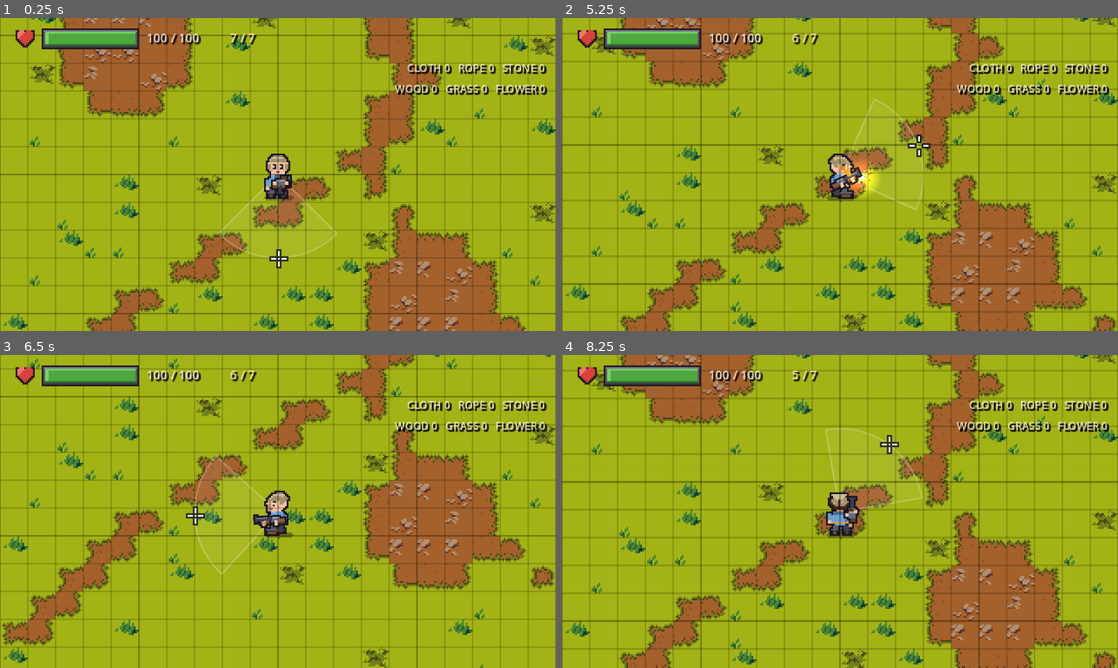
Above: before the commit, frames 1-4 (two rows, left to right).
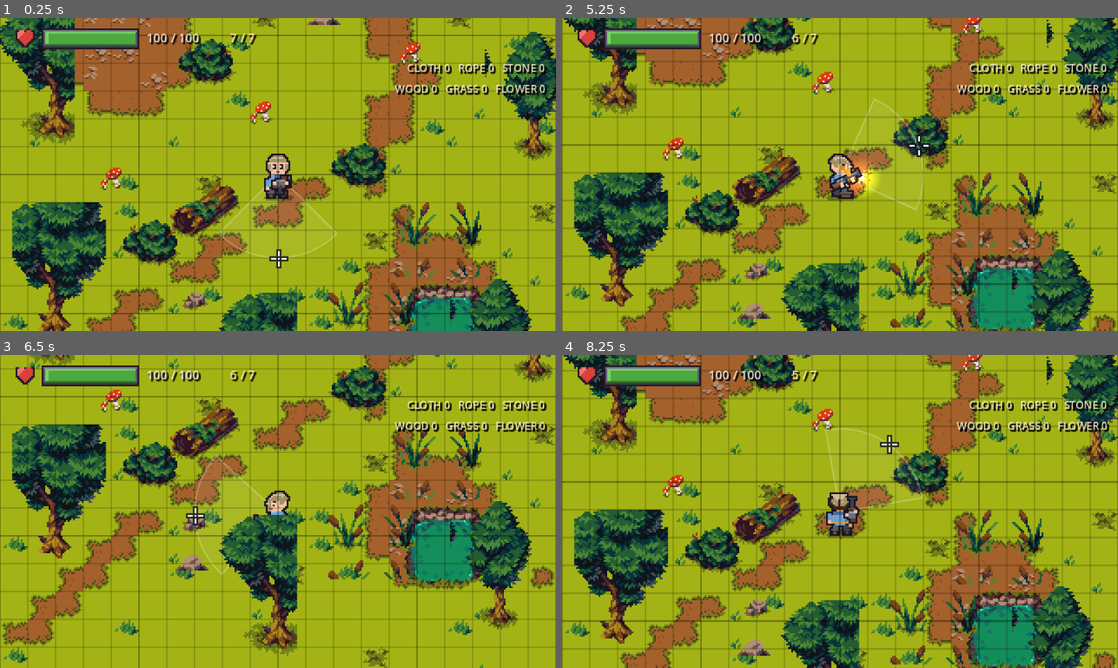
Above: after the commit, the same moments.

Repository: zhoucswift-cmd/pixel-survivor
Game: Godot game, scene res://scenes/main.tscn
The game is run twice, just before and just after one commit, with the same random seed, the same clock (stepped at 60 frames per second) and the same inputs. This scene is started directly instead of the project's main scene.
Inputs (mouse positions are in pixels of both pictures, inside the frame that each line leads up to):
- Up to frame 1 (0.25 s): no input
- Up to frame 2 (5.25 s): tap Enter at 0.5, 3.5, 5 s; move the mouse to (962, 158) at 0.52 s; hold D (move_right) 0.53-1.25 s; hold E (interact) 0.53-1.25 s; click (962, 158) at 0.67 s; drag from (728, 190) to (812, 237) at 1.27 s; tap Space at 2, 4.25 s; move the mouse to (895, 105) at 2.02 s; hold D (move_right) 2.03-2.75 s; hold E (interact) 2.03-2.75 s; drag from (812, 237) to (673, 127) at 2.77 s; move the mouse to (1006, 221) at 3.52 s; hold A (move_left) 3.53-4.25 s; hold E (interact) 3.53-4.25 s; tap U at 3.6 s; tap R (reload) at 4.15 s; drag from (840, 174) to (756, 96) at 4.27 s; move the mouse to (867, 174) at 5.02 s; hold S (move_down) from 5.03 s (still down); hold E (interact) from 5.03 s (still down); tap V at 5.1 s; click (867, 174) at 5.17 s
- Up to frame 3 (6.5 s): release S (move_down) at 5.75 s; release E (interact) at 5.75 s; drag from (194, 433) to (166, 527) at 5.77 s
- Up to frame 4 (8.25 s): tap Space at 6.5 s; move the mouse to (962, 495) at 6.52 s; hold W (move_up) 6.53-7.25 s; hold E (interact) 6.53-7.25 s; tap H at 6.6 s; drag from (728, 527) to (812, 574) at 7.27 s; move the mouse to (895, 442) at 8.02 s; hold S (move_down) from 8.03 s (still down); hold E (interact) from 8.03 s (still down)

The runs differ from the first frame. In frame 1, 21% of the frame differs, in the area x 0-100%, y 0-100%; in frame 2, 23%; in frame 3, 20%; in frame 4, 23%.

Commit message:
feat: 用 TopDownFantasy-Forest 素材搭出林地场景（树/灌木/蘑菇/圆木/芦苇/石头/水塘）

Diff:
--- /dev/null
+++ b/scenes/prop.tscn
@@ -0,0 +1,8 @@
+[gd_scene load_steps=2 format=3]
+
+[ext_resource type="Script" path="res://scripts/prop.gd" id="1_script"]
+
+[node name="Prop" type="Node2D"]
+script = ExtResource("1_script")
+
+[node name="Sprite" type="Sprite2D" parent="."]
--- a/scripts/main.gd
+++ b/scripts/main.gd
@@ -25,6 +25,37 @@
 
 ## 玩家出生点（死亡后回到这里）
 var player_start := Vector2(160, 160)
+
+## 场景道具（树 / 灌木 / 蘑菇 / 木头 / 芦苇 / 石头 / 水塘），坐标是「贴图底部中心」
+const PROP_SCENE := preload("res://scenes/prop.tscn")
+const PROPS := [
+	# 四周的树
+	{"tex": "res://assets/forest/tree_a.png", "pos": Vector2(26, 54), "collide": Vector2(18, 10)},
+	{"tex": "res://assets/forest/tree_b.png", "pos": Vector2(84, 36), "collide": Vector2(18, 10)},
+	{"tex": "res://assets/forest/tree_c.png", "pos": Vector2(150, 30), "collide": Vector2(18, 10)},
+	{"tex": "res://assets/forest/tree_a.png", "pos": Vector2(214, 34), "collide": Vector2(18, 10)},
+	{"tex": "res://assets/forest/tree_c.png", "pos": Vector2(288, 58), "collide": Vector2(18, 10)},
+	{"tex": "res://assets/forest/tree_b.png", "pos": Vector2(20, 142), "collide": Vector2(18, 10)},
+	{"tex": "res://assets/forest/tree_a.png", "pos": Vector2(302, 152), "collide": Vector2(18, 10)},
+	{"tex": "res://assets/forest/tree_c.png", "pos": Vector2(34, 252), "collide": Vector2(18, 10)},
+	{"tex": "res://assets/forest/tree_b.png", "pos": Vector2(148, 308), "collide": Vector2(18, 10)},
+	{"tex": "res://assets/forest/tree_a.png", "pos": Vector2(282, 294), "collide": Vector2(18, 10)},
+	# 灌木 / 蘑菇 / 石头 / 圆木 / 芦苇
+	{"tex": "res://assets/forest/bush.png", "pos": Vector2(118, 108)},
+	{"tex": "res://assets/forest/bush.png", "pos": Vector2(206, 168)},
+	{"tex": "res://assets/forest/bush.png", "pos": Vector2(86, 212)},
+	{"tex": "res://assets/forest/mushrooms.png", "pos": Vector2(150, 130)},
+	{"tex": "res://assets/forest/mushrooms.png", "pos": Vector2(236, 96)},
+	{"tex": "res://assets/forest/mushrooms.png", "pos": Vector2(64, 168)},
+	{"tex": "res://assets/forest/rock.png", "pos": Vector2(186, 74), "collide": Vector2(18, 8)},
+	{"tex": "res://assets/forest/rock.png", "pos": Vector2(110, 260), "collide": Vector2(18, 8)},
+	{"tex": "res://assets/forest/log.png", "pos": Vector2(118, 198), "collide": Vector2(34, 12)},
+	{"tex": "res://assets/forest/reeds.png", "pos": Vector2(214, 264)},
+	{"tex": "res://assets/forest/reeds.png", "pos": Vector2(252, 218)},
+	# 水塘（永远在人物下面）
+	{"tex": "res://assets/forest/pond.png", "pos": Vector2(256, 270), "collide": Vector2(44, 40),
+		"collide_offset": Vector2(0, -20), "behind": true},
+]
 ## 截图模式下不跑刷怪器，避免僵尸乱入
 var _capture_mode := false
 
@@ -40,7 +71,23 @@
 	if _capture_mode:
 		await _capture_shots()
 	else:
+		_spawn_props()
 		_spawner.start(_meadow)
+
+
+## 把道具摆到草地上
+func _spawn_props() -> void:
+	var holder := Node2D.new()
+	holder.name = "Props"
+	add_child(holder)
+	for data: Dictionary in PROPS:
+		var p: Node2D = PROP_SCENE.instantiate()
+		p.set("tex_path", data["tex"])
+		p.set("collide", data.get("collide", Vector2.ZERO))
+		p.set("collide_offset", data.get("collide_offset", Vector2(0, -6)))
+		p.set("always_behind", data.get("behind", false))
+		p.position = data["pos"]
+		holder.add_child(p)
 
 
 ## 草地是 20x20 格，离边界 2 格内可以回基地
--- /dev/null
+++ b/scripts/prop.gd
@@ -0,0 +1,45 @@
+extends Node2D
+## 场景道具（树 / 灌木 / 蘑菇 / 木头 / 芦苇 / 石头 / 水塘）。
+## 图片底部对齐到节点原点；玩家在它前面时它画在人物后面，玩家在后面时它盖住人物。
+
+@export var tex_path := ""
+## 碰撞体尺寸（0 = 不挡路）
+@export var collide := Vector2.ZERO
+@export var collide_offset := Vector2(0, -6)
+## 只有「在地面之上、永远在人物后面」的道具（比如水塘）
+@export var always_behind := false
+@export var front_z := 4
+
+var _player: Node2D = null
+var _sprite: Sprite2D = null
+
+
+func _ready() -> void:
+	z_index = -1 if always_behind else -1
+	_player = get_tree().get_first_node_in_group("player")
+	_sprite = $Sprite
+	if tex_path != "":
+		_sprite.texture = load(tex_path)
+	if _sprite.texture != null:
+		var size := _sprite.texture.get_size()
+		_sprite.centered = true
+		_sprite.position = Vector2(0, -size.y * 0.5)
+	if collide != Vector2.ZERO:
+		var body := StaticBody2D.new()
+		var shape := CollisionShape2D.new()
+		var rect := RectangleShape2D.new()
+		rect.size = collide
+		shape.shape = rect
+		shape.position = collide_offset
+		body.add_child(shape)
+		add_child(body)
+
+
+func _process(_delta: float) -> void:
+	if always_behind or _player == null:
+		return
+	# 玩家比道具底部低 = 站在前面：道具在后面
+	# 玩家比道具底部高 = 站在后面：道具盖住玩家（玩家 z_index=1，枪是 3，所以用 4）
+	var want := -1 if _player.global_position.y + 6.0 > global_position.y else front_z
+	if want != z_index:
+		z_index = want
Binary file added: assets/forest/bush.png
Not shown, added: assets/forest/bush.png.import
Binary file added: assets/forest/log.png
Not shown, added: assets/forest/log.png.import
Binary file added: assets/forest/mushrooms.png
Not shown, added: assets/forest/mushrooms.png.import
Binary file added: assets/forest/pond.png
Not shown, added: assets/forest/pond.png.import
Binary file added: assets/forest/reeds.png
Not shown, added: assets/forest/reeds.png.import
Binary file added: assets/forest/rock.png
Not shown, added: assets/forest/rock.png.import
(and 10 more such lines)
